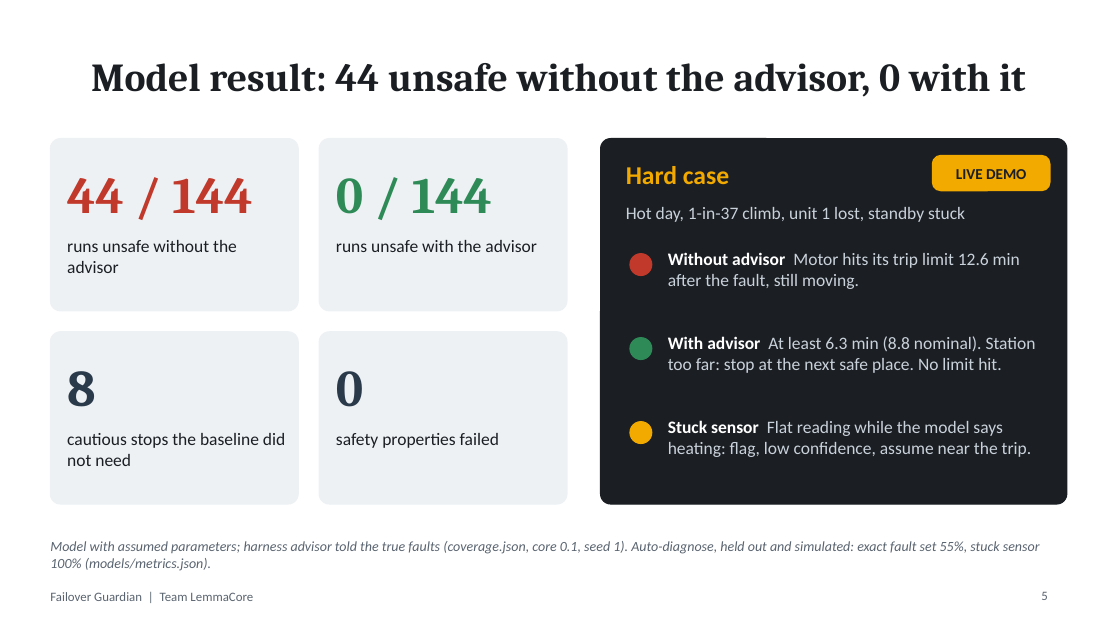
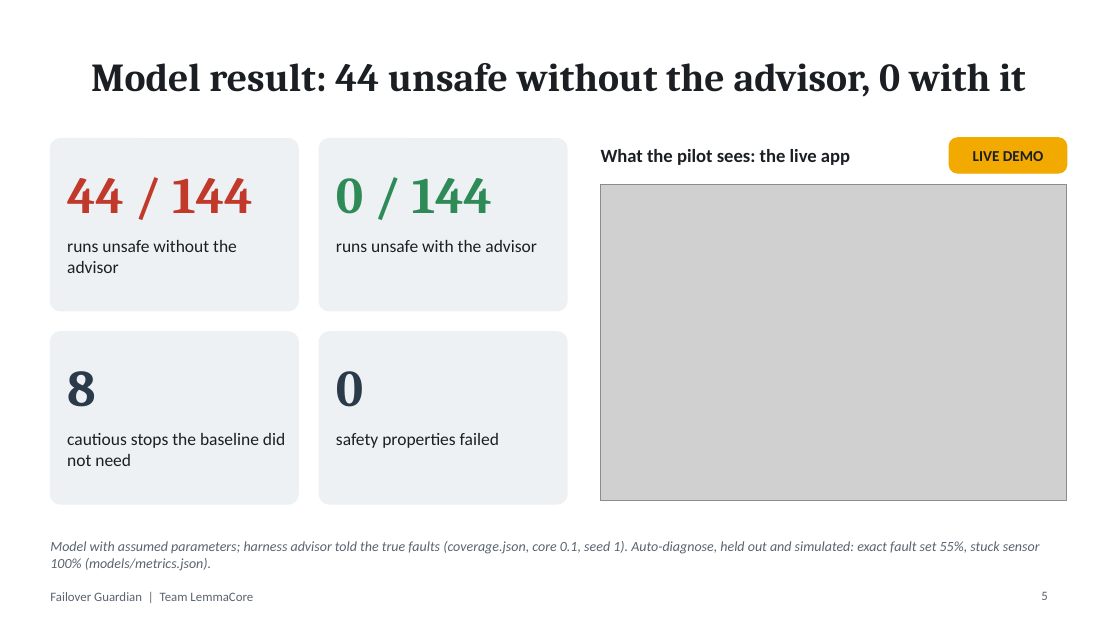
Before and after one commit to Kshitij-Prakash10/LemmaCore, a slide deck: slide 5 of slides/FailoverGuardian.pptx. Drawn at 1120x630 pixels with LibreOffice and Linux fonts; fonts in the diff are those of the drawing; grey boxes stand for pictures. Boxes give left, top, right and bottom in pixels: in the first picture for what was removed or moved away, otherwise in the second. Text is boxed around its words. In the diff, an @@ line names an element or a change of style, - is before the commit and + after.

Commit message:
docs: slide 5 shows the live advisor screen

```diff
--- a/slides/FailoverGuardian.pptx
+++ b/slides/FailoverGuardian.pptx
@@ rounded rectangle removed at [601,139,1067,504] @@
@@ text added at [601,149,850,165], 16 pt, text #1B1F24, bold @@
+What the pilot sees: the live app
@@ text "LIVE DEMO": place and size @@
-text "LIVE DEMO" at [956,169,1026,179]
+text "LIVE DEMO" at [973,151,1043,161]
@@ rounded rectangle: place and size @@
-rounded rectangle at [933,155,1050,191]
+rounded rectangle at [949,138,1067,173]
@@ text removed at [626,166,729,184] @@
-Hard case
@@ picture added at [601,185,1067,501] @@
@@ text removed at [626,207,965,222] @@
-Hot day, 1-in-37 climb, unit 1 lost, standby stuck
@@ ellipse removed at [630,254,652,276] @@
@@ text removed at [668,252,1020,289] @@
-Without advisor Motor hits its trip limit 12.6 min after the fault, still moving.
@@ ellipse removed at [630,338,652,360] @@
@@ text removed at [668,336,1036,373] @@
-With advisor At least 6.3 min (8.8 nominal). Station too far: stop at the next safe place. No limit hit.
@@ ellipse removed at [630,422,652,444] @@
@@ text removed at [668,420,1032,457] @@
-Stuck sensor Flat reading while the model says heating: flag, low confidence, assume near the trip.
```
Also in this commit, not shown: 1 other slide changed.
